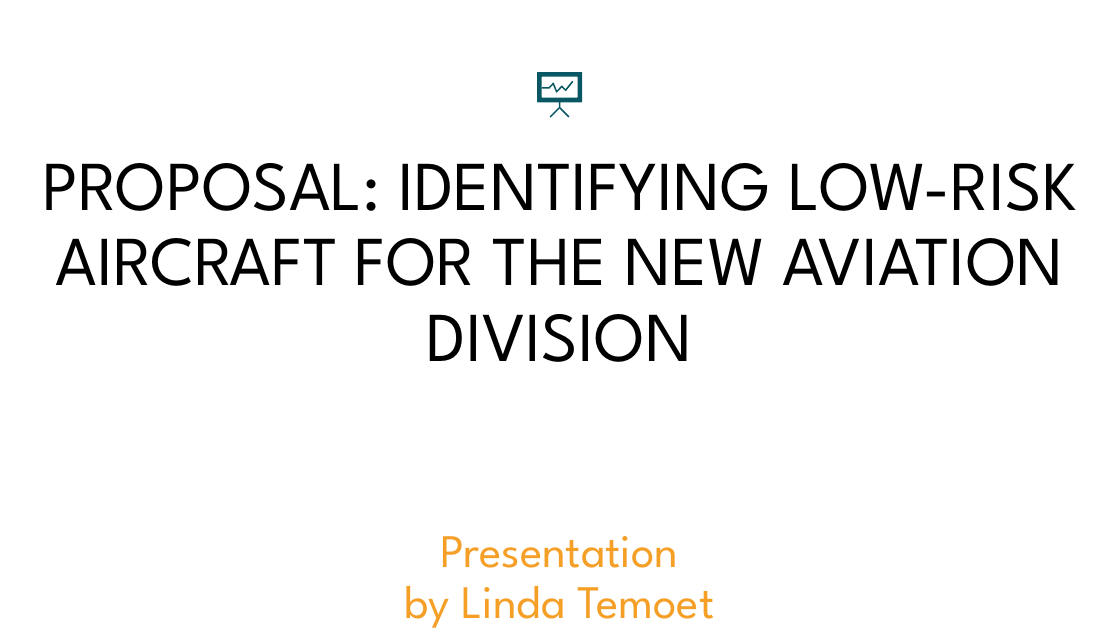
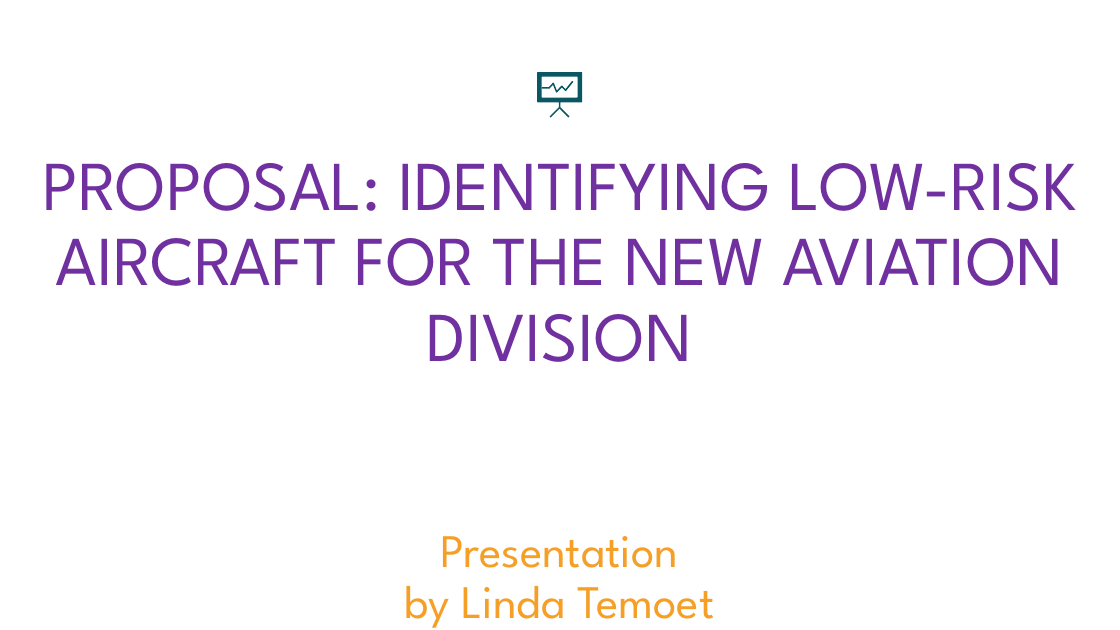
Before and after one commit to Cheberi-ya/Low-Risk-Aircraft-Proposal, a slide deck: slide 1 of Presentation.pptx. Drawn at 1120x630 pixels with LibreOffice and Linux fonts; fonts in the diff are those of the drawing; background and template pictures are left out. Boxes give left, top, right and bottom in pixels: in the first picture for what was removed or moved away, otherwise in the second. Text is boxed around its words. In the diff, an @@ line names an element or a change of style, - is before the commit and + after.

```diff
--- a/Presentation.pptx
+++ b/Presentation.pptx
@@ title "PROPOSAL: IDENTIFYING LOW-RISK AIRCRAFT FOR ..." at bbox=[42, 163, 1076, 628]: text colour #000000 to #7030A0 in "PROPOSAL: IDENTIFYING LOW-RISK AIRCRAFT FOR THE NEW ..." @@
```
Also in this commit, not shown: 5 other slides changed, 4 slides added, 5 slides removed, 3 other files.
